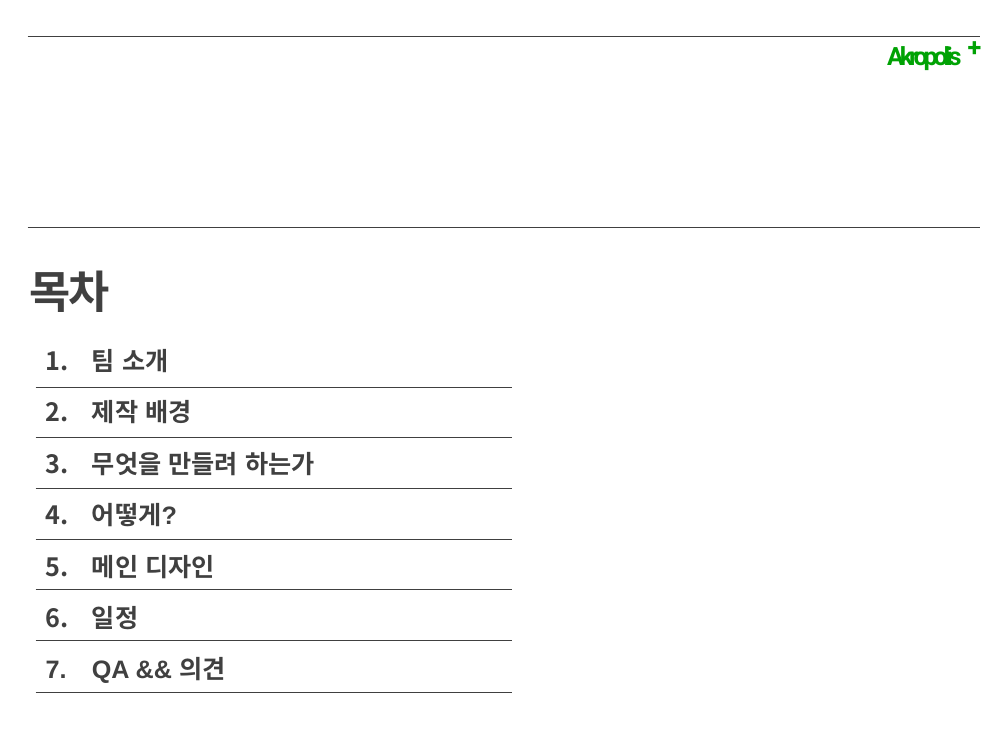
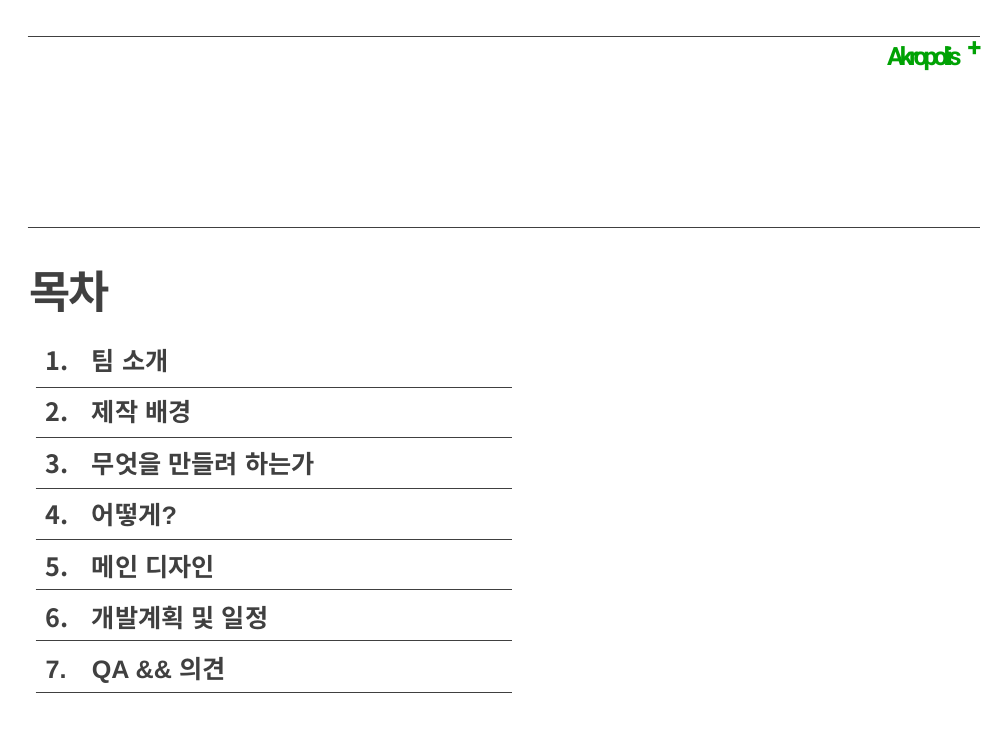
Before and after one commit to Song-InSeok/Akropolis, a slide deck: slide 2 of document/Mid_Presentation_templet.pptx (slide 3 before the commit). Drawn at 1008x756 pixels with LibreOffice and Linux fonts; fonts in the diff are those of the drawing. Boxes give left, top, right and bottom in pixels: in the first picture for what was removed or moved away, otherwise in the second. Text is boxed around its words. In the diff, an @@ line names an element or a change of style, - is before the commit and + after.

```diff
--- a/document/Mid_Presentation_templet.pptx
+++ b/document/Mid_Presentation_templet.pptx
@@ text at [92, 605, 268, 630]: text changed @@
-6. 일정
+6. 개발계획 및 일정
```
Also in this commit, not shown: 13 other slides changed, 7 slides added, 1 slide removed, 5 other files.
